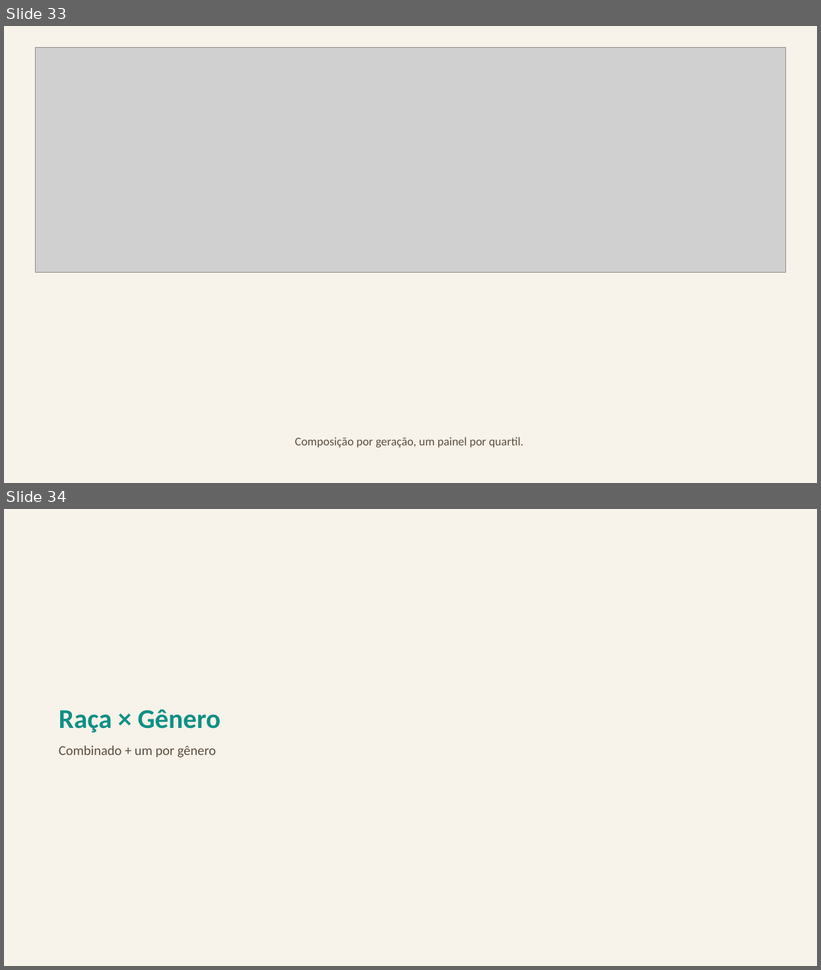
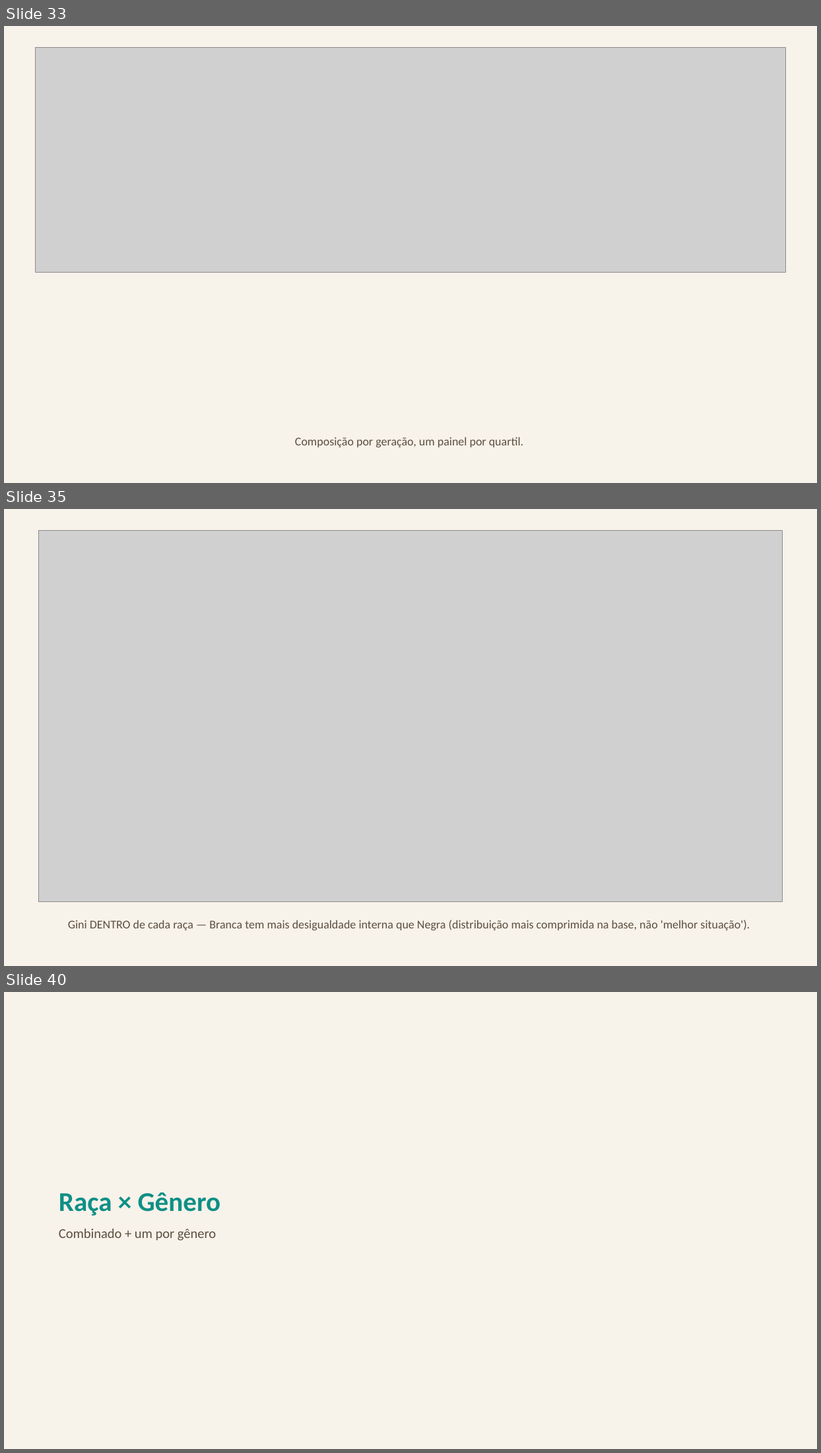
Before and after one commit to FelipeSantanaJ/Hub-Racial-Brasil, a slide deck: docs/Datahub_Racial_Brasil_Fase1.pptx. Shown one above the other, each under a label of ours: slides 33 and 34 before the commit, slides 33, 35 and 40 after it; the slides between them are not shown. The pictures are 821x970 and 821x1453 pixels, drawn with LibreOffice and Linux fonts; fonts in the diff are those of the drawing; grey boxes stand for pictures. Boxes give left, top, right and bottom in pixels: in the first picture for what was removed or moved away, otherwise in the second. Text is boxed around its words. In the diff, an @@ line names an element or a change of style, - is before the commit and + after.

Commit message:
Adiciona Gini/Theil por raça, setor econômico, setor público/privado e sobre-qualificação
Cinco análises sugeridas e validadas com o usuário (menu de opções) antes
de implementar:

- Gini por raça: função já existente no código (portada do notebook
  original), nunca usada até agora. Achado: Branca tem Gini mais alto
  (mais desigualdade interna) que Negra — não indica "situação melhor",
  reflete uma distribuição mais comprimida perto da base.
- Decomposição de Theil (entre/dentro dos grupos): nova função em
  pnadc_core.py, validada com 3 casos sintéticos antes de usar em dados
  reais. Achado: só ~7% da desigualdade total de renda vem de diferença
  ENTRE raças — 93% é dentro de cada raça, mostrando que a desigualdade
  brasileira é multifatorial (sem diminuir o hiato racial em si).
- Setor de atividade econômica (VD4010): variável extraída desde o
  início, nunca decodificada. Corrige um bug de zero-padding ANTES de
  usar (mesmo padrão de VD4009/VD4011). Segregação setorial (~10%) é
  menor que ocupacional (~17%).
- Hiato no setor Público vs. Privado: confirma a hipótese de que salário
  de concurso padronizado reduz o hiato racial (~45-50% público vs.
  ~58-68% privado).
- Sobre-qualificação: % com Superior completo em ocupações elementares,
  por raça — Negra com taxa quase o dobro da de Branca.

68 gráficos (era 63), apresentação com 88 slides (era 82), 25 datasets
(era 20).

```diff
--- a/docs/Datahub_Racial_Brasil_Fase1.pptx
+++ b/docs/Datahub_Racial_Brasil_Fase1.pptx
@@ slide 35 added at (4, 509, 817, 966), background #F7F2EA @@
@@ picture added at (39, 530, 783, 902) @@
@@ text added at (68, 920, 750, 931), 14 pt, text #5C4F3F @@
+Gini DENTRO de cada raça — Branca tem mais desigualdade interna que Negra (distribuição mais comprimida na base, não 'melhor situação').
@@ what was slide 34 is now slide 40 @@
```
Also in this commit, not shown: 5 other slides added, 18 other files.
